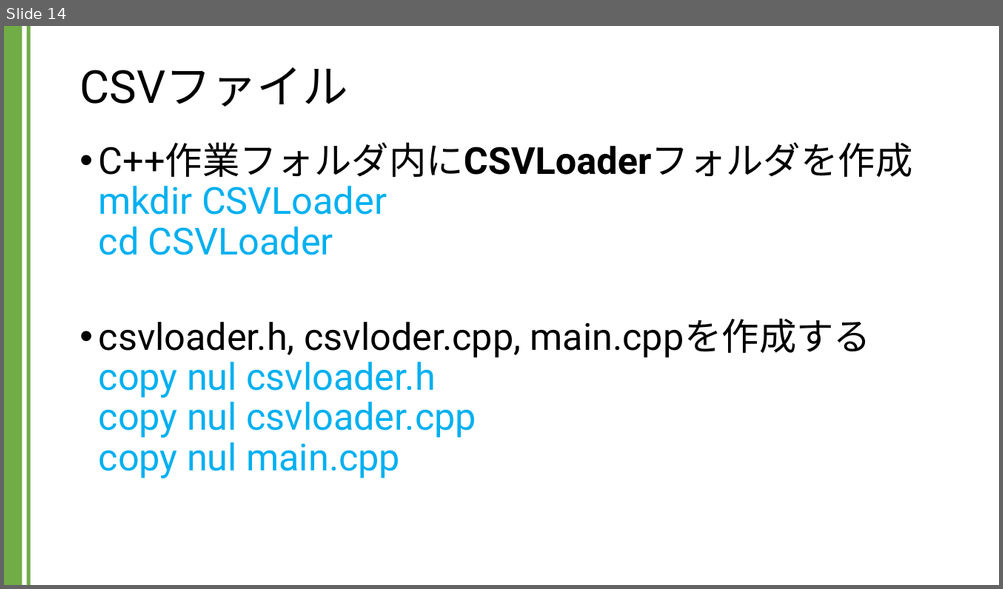
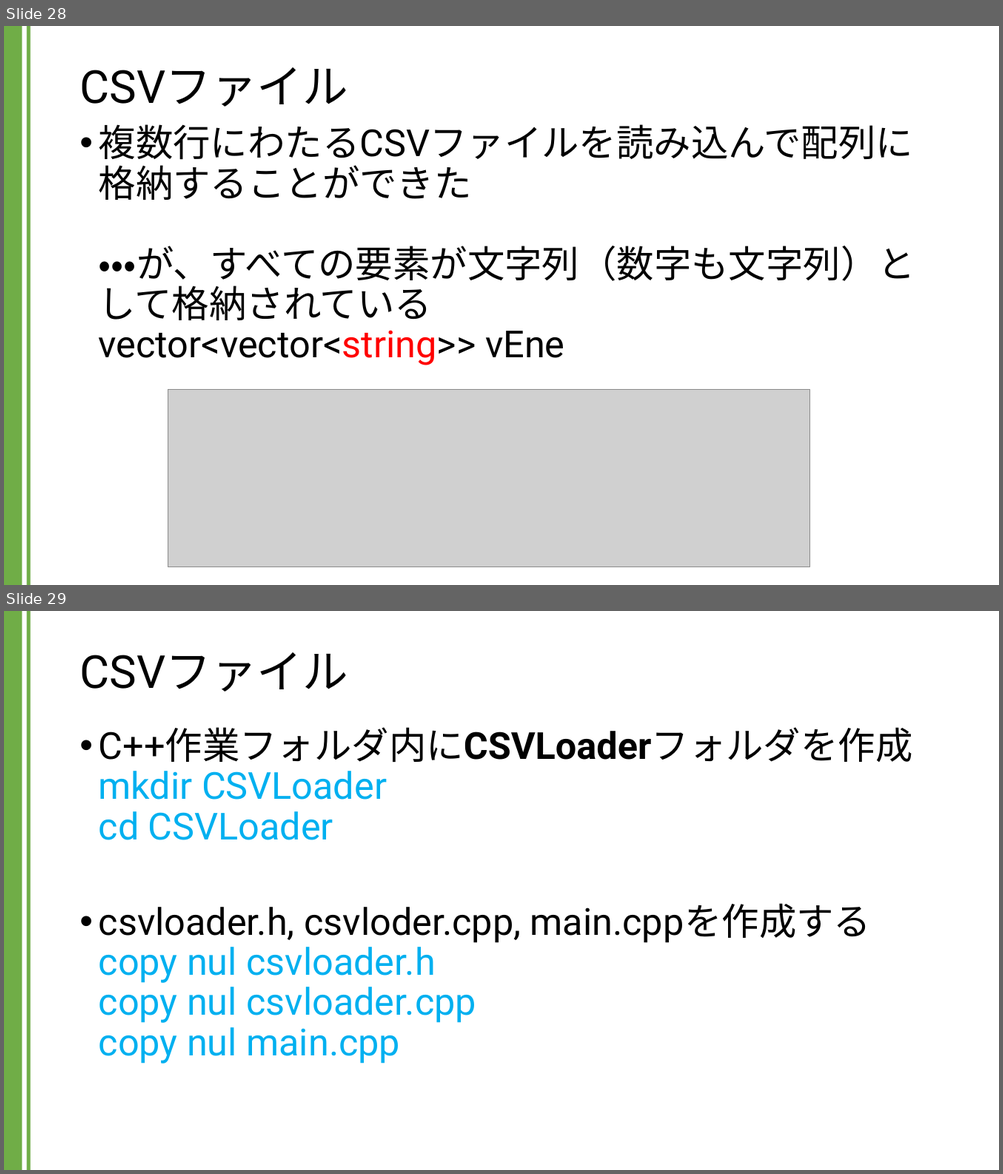
Before and after one commit to kic-murata/cpp2024, a slide deck: 授業資料/講義資料：CSVファイル.pptx. Shown one above the other, each under a label of ours: slide 14 before the commit, slides 28 and 29 after it. The pictures are 1003x589 and 1003x1174 pixels, drawn with LibreOffice and Linux fonts; fonts in the diff are those of the drawing; grey boxes stand for pictures. Boxes give left, top, right and bottom in pixels: in the first picture for what was removed or moved away, otherwise in the second. Text is boxed around its words. In the diff, an @@ line names an element or a change of style, - is before the commit and + after.

```diff
--- a/授業資料/講義資料：CSVファイル.pptx
+++ b/授業資料/講義資料：CSVファイル.pptx
@@ slide 28 added at <box>4,26,999,585</box>, background #FFFFFF; not listed: 2 template elements that a slide beside it also shows @@
@@ title added at <box>79,67,347,107</box>, 44 pt, text #000000 @@
+CSVファイル
@@ text added at <box>99,124,915,366</box>, 36 pt, text #000000 @@
+• 複数行にわたるCSVファイルを読み込んで配列に
+  格納することができた
+  ・・・が、すべての要素が文字列（数字も文字列）として格納されている
+  vector<vector<string>> vEne
@@ picture added at <box>168,390,811,568</box> @@
@@ what was slide 14 is now slide 29 @@
```
Also in this commit, not shown: 6 slides changed, 14 other slides added.
